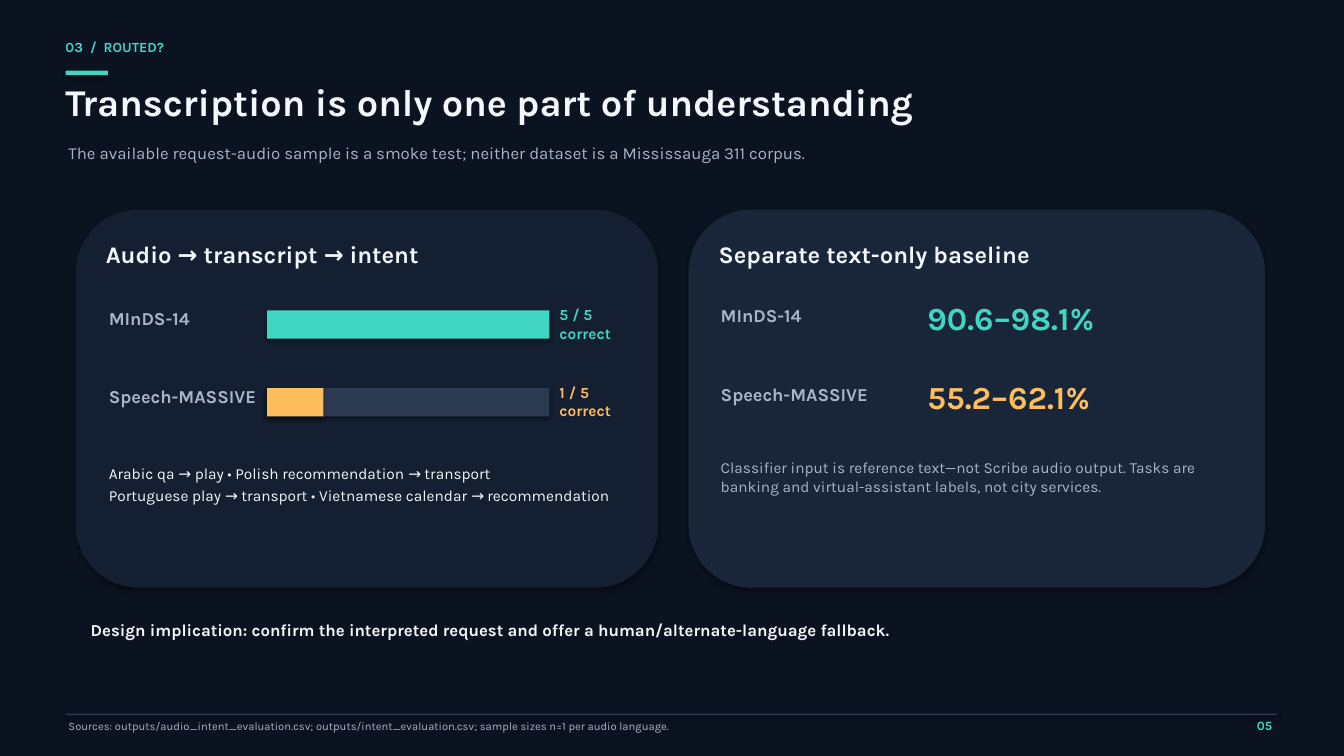
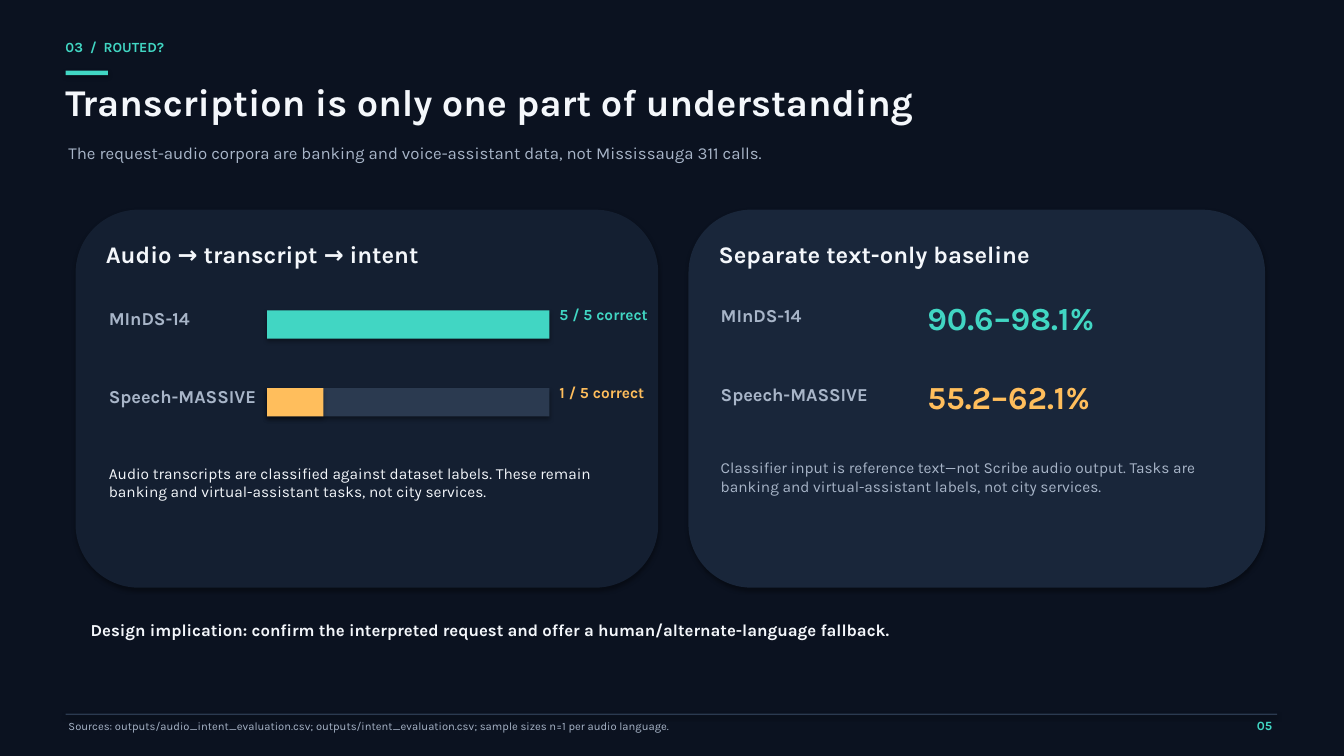
Before and after one commit to davyjones1210/ElevenLabs-Track---Mississauga-Unheard, a slide deck: slide 5 of slides/Mississauga_Unheard_Findings.pptx. Drawn at 1344x756 pixels with LibreOffice and Linux fonts; fonts in the diff are those of the drawing. Boxes give left, top, right and bottom in pixels: in the first picture for what was removed or moved away, otherwise in the second. Text is boxed around its words. In the diff, an @@ line names an element or a change of style, - is before the commit and + after.

```diff
--- a/slides/Mississauga_Unheard_Findings.pptx
+++ b/slides/Mississauga_Unheard_Findings.pptx
@@ text at [68,147,762,163]: text changed @@
-The available request-audio sample is a smoke test; neither dataset is a Mississauga 311 corpus.
+The request-audio corpora are banking and voice-assistant data, not Mississauga 311 calls.
@@ text "5 / 5 correct" rewrapped from [559,310,610,339] to [559,310,647,320] @@
@@ text "1 / 5 correct" rewrapped from [559,388,610,416] to [559,388,644,398] @@
@@ text at [109,468,590,501]: text changed @@
-Arabic qa → play • Polish recommendation → transport
-Portuguese play → transport • Vietnamese calendar → recommendation
+Audio transcripts are classified against dataset labels. These remain banking and virtual-assistant tasks, not city services.
```
Also in this commit, not shown: 4 other slides changed, 1 slide added, 12 other files.
